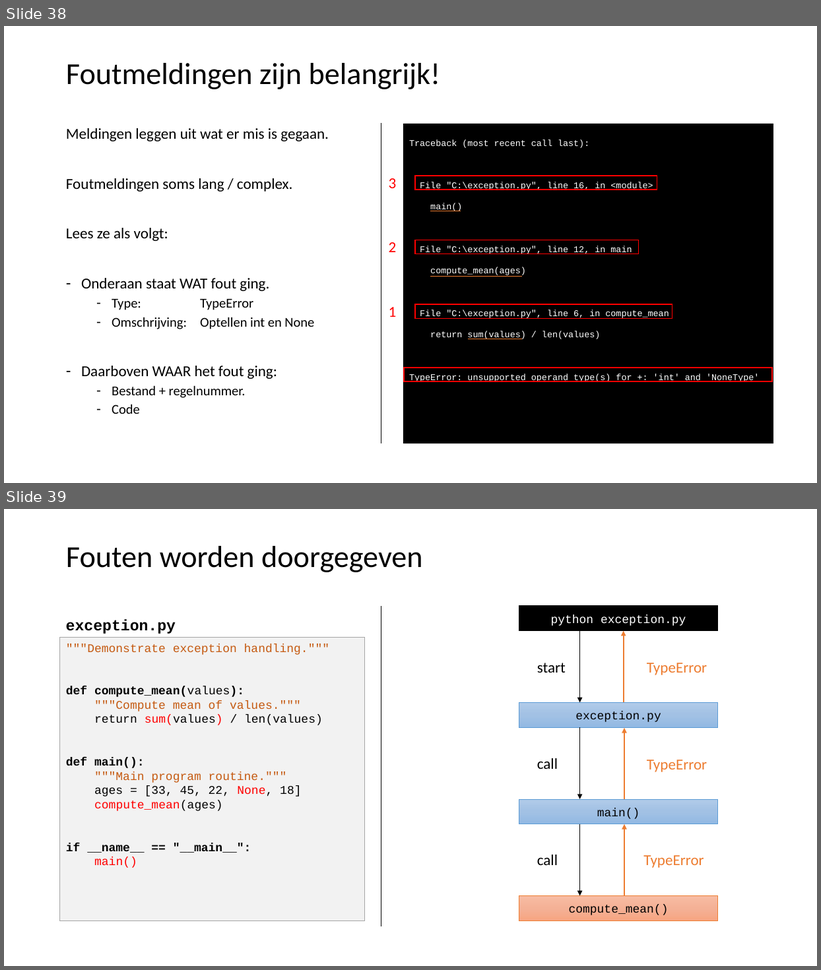
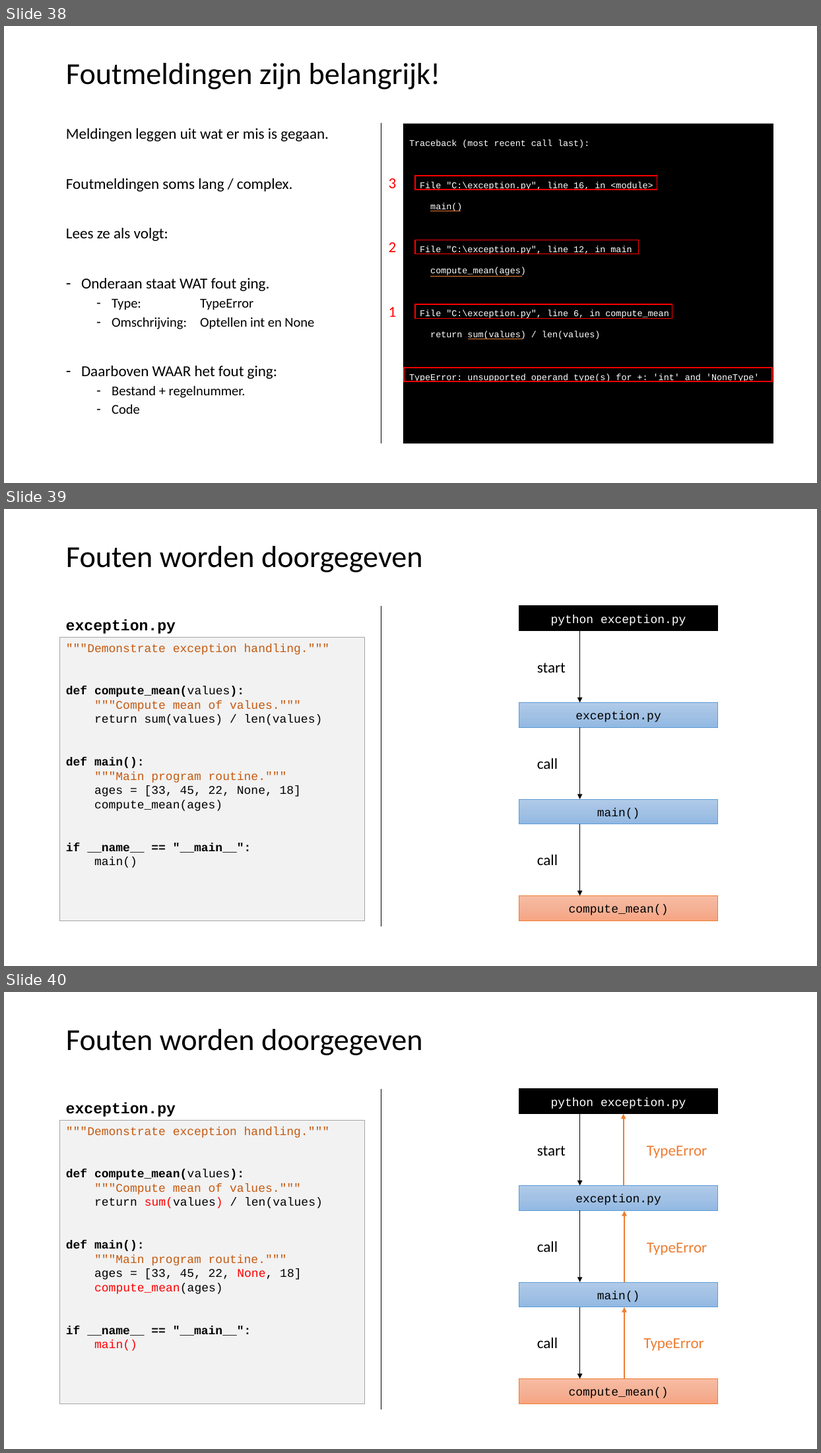
Before and after one commit to LFKoning/knowledge-sharing, a slide deck: python_course/2_production_code/python_cursus_2.pptx. Shown one above the other, each under a label of ours: slides 38 and 39 before the commit, slides 38, 39 and 40 after it. The pictures are 821x970 and 821x1453 pixels, drawn with LibreOffice and Linux fonts; fonts in the diff are those of the drawing. Boxes give left, top, right and bottom in pixels: in the first picture for what was removed or moved away, otherwise in the second. Text is boxed around its words. In the diff, an @@ line names an element or a change of style, - is before the commit and + after.

Commit message:
Update Python course slides

```diff
--- a/python_course/2_production_code/python_cursus_2.pptx
+++ b/python_course/2_production_code/python_cursus_2.pptx
@@ slide 39 added at (4, 509, 817, 966), background #FFFFFF @@
@@ title added at (66, 546, 423, 572), 36 pt, text #000000 @@
+Fouten worden doorgegeven
@@ line added from (382, 606) to (382, 927), #000000 1.5 pt @@
@@ rectangle added at (519, 606, 718, 631), fill #000000, outline #000000 1 pt, 14 pt, text #FFFFFF @@
+python exception.py
@@ text added at (66, 620, 176, 634), 18 pt, text #000000, bold @@
+exception.py
@@ text added at (60, 637, 365, 921), fill #F2F2F2, outline #A5A5A5 0.5 pt, 14 pt, text #000000 @@
+"""Demonstrate exception handling."""
+def compute_mean(values):
+"""Compute mean of values."""
+return sum(values) / len(values)
+def main():
+"""Main program routine."""
+ages = [33, 45, 22, None, 18]
+compute_mean(ages)
+if __name__ == "__main__":
+main()
@@ arrow added from (580, 631) to (580, 703), #000000 1 pt @@
@@ text added at (537, 663, 566, 673), 18 pt, text #000000 @@
+start
@@ rectangle added at (519, 703, 718, 728), fill gradient #B1CBE9 to #A3C1E5 to #93B9E4, outline #5B9BD5 0.5 pt, 14 pt, text #000000 @@
+exception.py
@@ arrow added from (580, 728) to (580, 799), #000000 1 pt @@
@@ text added at (537, 758, 558, 769), 18 pt, text #000000 @@
+call
@@ rectangle added at (519, 799, 718, 824), fill gradient #B1CBE9 to #A3C1E5 to #93B9E4, outline #5B9BD5 0.5 pt, 14 pt, text #000000 @@
+main()
@@ arrow added from (580, 824) to (580, 896), #000000 1 pt @@
@@ text added at (537, 855, 558, 865), 18 pt, text #000000 @@
+call
@@ rectangle added at (519, 896, 718, 921), fill gradient #F7BDA5 to #F5B196 to #F8A582, outline #ED7D31 0.5 pt, 14 pt, text #000000 @@
+compute_mean()
@@ what was slide 39 is now slide 40 @@
```
Also in this commit, not shown: 6 slides changed, 1 other file.
